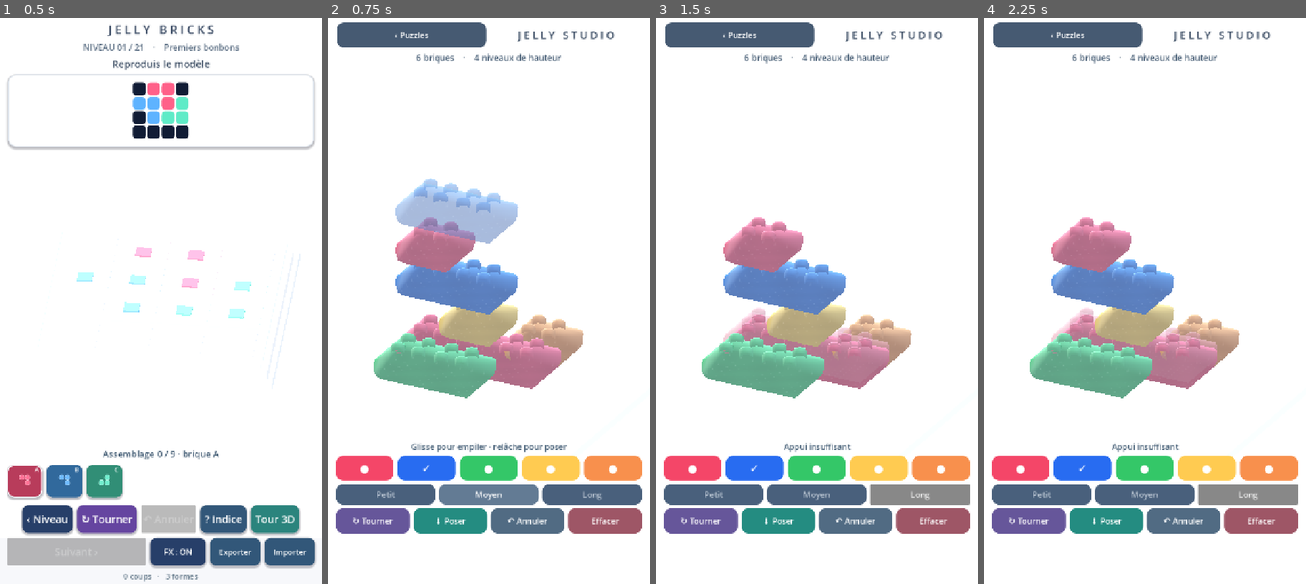
Above: before the commit, frames 1-4 (left to right).
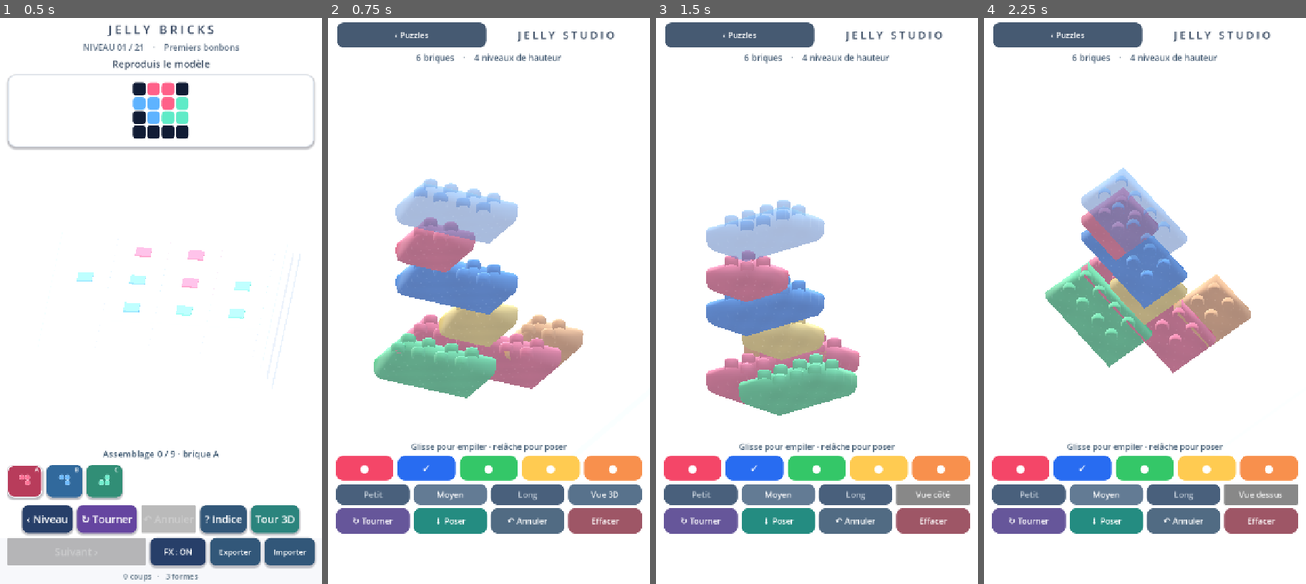
Above: after the commit, the same moments.

Repository: dbrckk/Jelly-bricks
Game: Godot game, scene res://scenes/main.tscn
Same seed, same stepped clock (60 frames per second), same inputs: the game is played once before the commit and once after it.
Inputs (mouse positions are in pixels of both pictures, inside the frame that each line leads up to):
- Up to frame 1 (0.5 s): no input
- Up to frame 2 (0.75 s): click "Tour 3D" at 0.5 s
- Up to frame 3 (1.5 s): click (932, 493) at 1.25 s, where only the run after the commit has a clickable "Vue 3D"
- Up to frame 4 (2.25 s): click (1260, 493) at 2 s, where only the run after the commit has a clickable "Vue côté"

Frame 1 is identical in both runs. In frame 2, 1.3% of the frame differs, in the area x 11-91%, y 82-87%; in frame 3, 15%; in frame 4, 17%, in the area x 11-93%, y 26-87%.

Commit message:
feat(native): three interactive studio camera framings with accurate touch projection

Diff:
--- a/native-godot/scripts/stack_mode.gd
+++ b/native-godot/scripts/stack_mode.gd
@@ -39,6 +39,8 @@
 var active_touch_index: int = -1
 var mouse_held: bool = false
 var reset_confirmation: ConfirmationDialog
+var camera_mode: int = 0
+var camera_button: Button
 
 func _ready() -> void:
     name = "FreeStackStudio"
@@ -53,6 +55,7 @@
     visible = enabled
     hud.visible = enabled
     if enabled:
+        _apply_camera()
         _refresh_preview()
         _refresh_labels()
     else:
@@ -178,6 +181,10 @@
         length_button.pressed.connect(_choose_length.bind(idx))
         length_row.add_child(length_button)
         length_buttons.append(length_button)
+    camera_button = _make_button("Vue 3D", Color("#58728c"))
+    camera_button.custom_minimum_size.y = 45
+    camera_button.pressed.connect(_cycle_camera)
+    length_row.add_child(camera_button)
 
     var actions := HBoxContainer.new()
     actions.add_theme_constant_override("separation", 8)
@@ -225,6 +232,27 @@
     selected_turns = (selected_turns + 1) % 4
     _refresh_preview()
     host._play_feedback("rotate", 9)
+
+## Three deliberate product-camera framings. All use the same
+## Godot orthographic camera; touch raycasting remains exact in every view.
+func _apply_camera() -> void:
+    if host == null or host.camera == null:
+        return
+    var presets: Array[Vector3] = [
+        Vector3(6.5, 8.5, 12.7),
+        Vector3(-9.5, 6.2, 10.2),
+        Vector3(5.2, 13.5, 4.2)
+    ]
+    host.camera.position = presets[camera_mode]
+    host.camera.size = 11.8 if camera_mode != 2 else 12.5
+    host.camera.look_at(Vector3(0.0, 1.6, 0.0))
+    if camera_button != null:
+        camera_button.text = ["Vue 3D", "Vue côté", "Vue dessus"][camera_mode]
+
+func _cycle_camera() -> void:
+    camera_mode = (camera_mode + 1) % 3
+    _apply_camera()
+    host._play_feedback("rotate", 8)
 
 func _shape_cells(length_index: int, turns: int) -> Array[Vector2i]:
     var result: Array[Vector2i] = []
